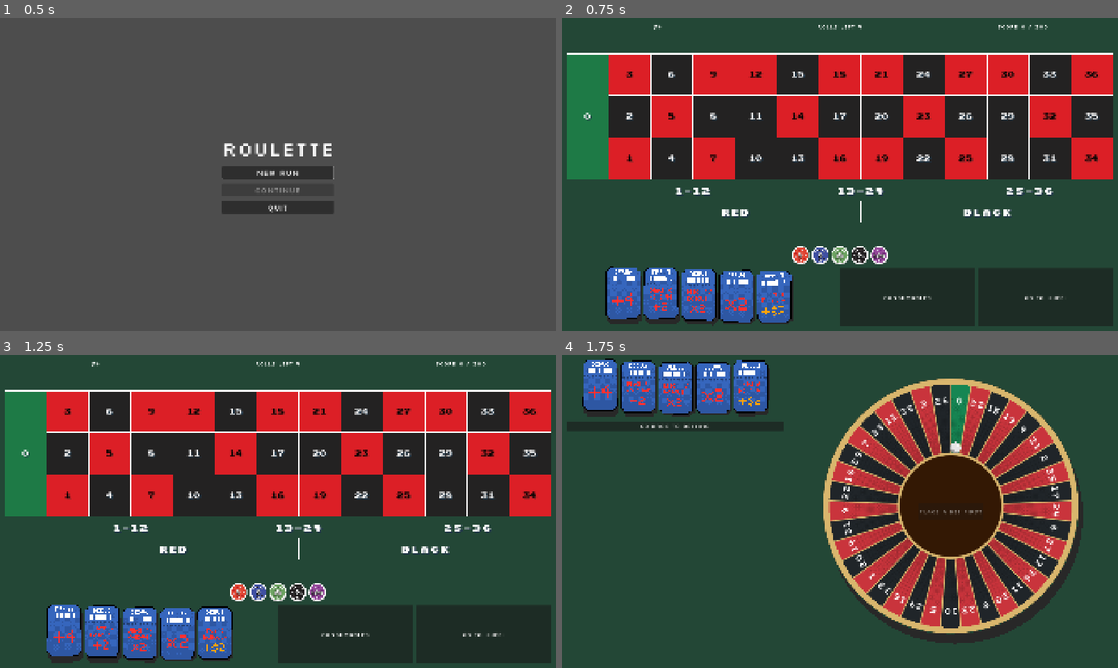
Above: before the commit, frames 1-4 (two rows, left to right).
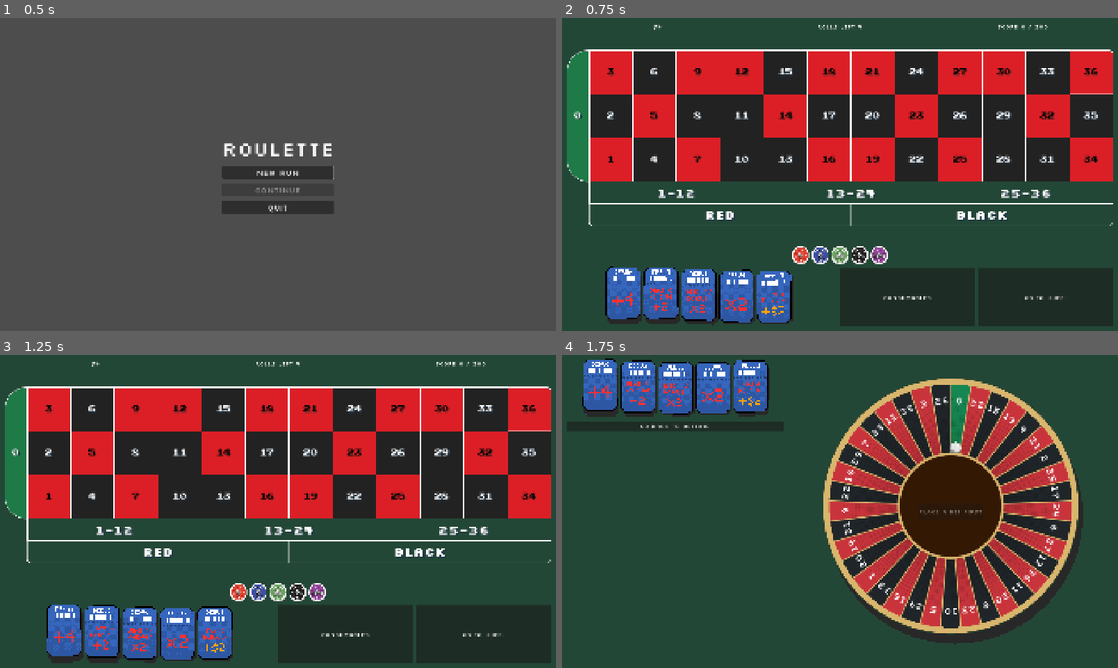
Above: after the commit, the same moments.

Repository: ross-ca/roulette-wheel
Game: Godot game, scene res://scenes/main_menu/main_menu.tscn
Same seed, same stepped clock (60 frames per second), same inputs: the game is played once before the commit and once after it.
Inputs:
- Up to frame 1 (0.5 s): no input
- Up to frame 2 (0.75 s): click "New run" at 0.5 s
- Up to frame 3 (1.25 s): no input
- Up to frame 4 (1.75 s): click "Go to wheel" at 1.25 s

Frame 1 is identical in both runs. In frame 2, 15% of the frame differs, in the area x 0-100%, y 10-67%; in frame 3, 15%; in frame 4, nothing differs.

Commit message:
feat: add corner rounding

Diff:
--- a/scenes/bet_table/bet_spot.gd
+++ b/scenes/bet_table/bet_spot.gd
@@ -15,6 +15,7 @@
 var _style: BetTileStyle
 var _table_style: TableStyle
 var _scale := 1.0 # the tile's size relative to the table style's reference tile
+var _box: StyleBoxFlat
 
 @onready var _label: Label = $Label
 @onready var _stack: ChipStack = $ChipStack
@@ -32,11 +33,14 @@
 
 
 ## Draws the tile with `style`, using `table_style` for the font. `scale_factor` is the tile's size
-## relative to the table style's reference tile, so text and shadows scale with it.
-func set_style(style: BetTileStyle, table_style: TableStyle, scale_factor: float) -> void:
+## relative to the table style's reference tile, so text and shadows scale with it. `corner_radii`
+## rounds the tile's corners (top-left, top-right, bottom-right, bottom-left), in actual pixels.
+func set_style(style: BetTileStyle, table_style: TableStyle, scale_factor: float,
+		corner_radii := Vector4.ZERO) -> void:
 	_style = style
 	_table_style = table_style
 	_scale = scale_factor
+	_box = table_style.box(style.fill, corner_radii)
 	_refresh()
 
 
@@ -61,8 +65,8 @@
 
 
 func _draw() -> void:
-	if _style:
-		draw_rect(Rect2(Vector2.ZERO, size), _style.fill)
+	if _box:
+		draw_style_box(_box, Rect2(Vector2.ZERO, size))
 
 
 func _can_drop_data(_at: Vector2, data: Variant) -> bool:
--- a/scenes/bet_table/bet_table.gd
+++ b/scenes/bet_table/bet_table.gd
@@ -3,7 +3,8 @@
 ## The betting table: zero down the left, the numbers in three rows of twelve (3, 6, 9… along the
 ## top), the dozens below them and red and black along the bottom. Number tiles are square and as
 ## big as the space allows. The grid lines are a border drawn round each tile, overlapping where
-## tiles meet, so empty corners of the layout stay clear.
+## tiles meet, so empty corners of the layout stay clear. Corners on the outside of the grid are
+## rounded, and zero's more than the rest.
 ## Display only, like BettingView: it reports drops and right-clicks through its signals.
 
 signal chip_dropped(bet: Bet, chip: PlacedChip)
@@ -15,6 +16,8 @@
 const NUMBER_ROWS := 3
 const DOZENS_ROW := 3
 const COLOURS_ROW := 4
+## Width of zero's column, as a fraction of a number tile.
+const ZERO_COLUMN_WIDTH := 0.5
 
 @export var style: TableStyle:
 	set(value):
@@ -27,7 +30,10 @@
 		queue_sort()
 
 var _spots := {} # Bet.key() -> BetSpot
-## Where each spot goes, in columns and rows: {spot, column, row, columns, rows}. Column 0 is zero's.
+## Where each spot goes, in grid cells: {spot, column, row, column_span, row_span, zero_corners,
+## outside, border}. Column 0 is zero's. `outside` says which of its corners (top-left, top-right,
+## bottom-right, bottom-left) are on the outside of the grid, and `border` is the line-coloured box
+## _layout makes for _draw to paint behind it.
 var _cells: Array[Dictionary] = []
 var _pocket_colours := {} # pocket number -> Pocket.colour
 var _line := 0.0 # grid line width at the current tile size, for _draw
@@ -35,15 +41,15 @@
 
 func _ready() -> void:
 	mouse_filter = Control.MOUSE_FILTER_PASS
-	_add_spot(NumberBet.of(0), 0, 0, 1, NUMBER_ROWS)
+	_add_spot(NumberBet.of(0), 0, 0, 1, NUMBER_ROWS, true)
 	for row in NUMBER_ROWS:
 		for column in COLUMNS:
-			print("adding spot: ", row, ",", column)
 			_add_spot(NumberBet.of(column * 3 + 3 - row), column + 1, row)
 	for dozen in 3:
 		_add_spot(DozenBet.of(dozen), dozen * 4 + 1, DOZENS_ROW, 4)
 	_add_spot(ColourBet.of("red"), 1, COLOURS_ROW, 6)
 	_add_spot(ColourBet.of("black"), 7, COLOURS_ROW, 6)
+	_find_outside_corners()
 
 
 ## Colours each number's tile by the colour of its pocket in `pockets`.
@@ -80,18 +86,52 @@
 	if style == null:
 		return
 	for cell in _cells:
-		var spot: BetSpot = cell.spot
-		draw_rect(spot.get_rect().grow(_line), style.line_color)
-
-
-func _add_spot(bet: Bet, column: int, row: int, columns := 1, rows := 1) -> void:
+		if cell.has("border"):
+			var spot: BetSpot = cell.spot
+			draw_style_box(cell.border, spot.get_rect().grow(_line))
+
+
+## Adds a tile for `bet` to the grid. `column` and `row` are the cell its top-left corner sits in;
+## `column_span` and `row_span` are how many cells it covers, like colspan and rowspan in a table
+## (zero spans three rows, a dozen four columns). `zero_corners` rounds its outside corners by the
+## style's `zero_corner_radius` instead of `corner_radius`. Only the cells are recorded here:
+## `_layout` turns them into pixels on every resize, once the tile size is known.
+func _add_spot(bet: Bet, column: int, row: int, column_span := 1, row_span := 1,
+		zero_corners := false) -> void:
 	var spot: BetSpot = SPOT_SCENE.instantiate()
 	spot.setup(bet)
 	spot.chip_dropped.connect(chip_dropped.emit)
 	spot.cleared.connect(cleared.emit)
 	add_child(spot)
 	_spots[bet.key()] = spot
-	_cells.append({"spot": spot, "column": column, "row": row, "columns": columns, "rows": rows})
+	_cells.append({"spot": spot, "column": column, "row": row,
+			"column_span": column_span, "row_span": row_span, "zero_corners": zero_corners})
+
+
+# A tile's corner is on the outside of the grid when the three cells around it (beside, above or
+# below, and diagonally) are all empty. Sets each cell's `outside`. Only runs once per play phase.
+func _find_outside_corners() -> void:
+	var taken := {} # Vector2i(column, row) -> true
+	for cell in _cells:
+		for column in cell.column_span:
+			for row in cell.row_span:
+				taken[Vector2i(cell.column + column, cell.row + row)] = true
+	for cell in _cells:
+		var left: int = cell.column
+		var right: int = cell.column + cell.column_span - 1
+		var top: int = cell.row
+		var bottom: int = cell.row + cell.row_span - 1
+		var corners := [Vector2i(left, top), Vector2i(right, top), Vector2i(right, bottom),
+				Vector2i(left, bottom)]
+		var outward := [Vector2i(-1, -1), Vector2i(1, -1), Vector2i(1, 1), Vector2i(-1, 1)]
+		var outside: Array[bool] = []
+		for i in 4:
+			var corner: Vector2i = corners[i]
+			var away: Vector2i = outward[i]
+			outside.append(not taken.has(corner + Vector2i(away.x, 0))
+					and not taken.has(corner + Vector2i(0, away.y))
+					and not taken.has(corner + away))
+		cell.outside = outside
 
 
 # Sizes the tiles to the largest square that fits, centres the grid, and places and styles each spot.
@@ -100,15 +140,24 @@
 		return
 	# Line width scales with the tile, so solve for the tile with the lines measured in tiles too.
 	var line_ratio := style.line_width / style.reference_tile
-	var across := COLUMNS + 1 # zero's column plus the numbers
+	var across := COLUMNS + ZERO_COLUMN_WIDTH # zero's column plus the numbers
 	var down := NUMBER_ROWS + 2 * outside_row_height
-	var tile := minf(size.x / (across + (across + 1) * line_ratio),
+	var tile := minf(size.x / (across + (COLUMNS + 2) * line_ratio),
 			size.y / (down + (NUMBER_ROWS + 3) * line_ratio))
 	var line := tile * line_ratio
 	_line = line
-	var grid_size := Vector2(across * tile + (across + 1) * line,
+	var grid_size := Vector2(across * tile + (COLUMNS + 2) * line,
 			down * tile + (NUMBER_ROWS + 3) * line)
 	var origin := ((size - grid_size) / 2.0).floor()
+
+	var column_lefts: Array[float] = []
+	var column_widths: Array[float] = []
+	var x := origin.x + line
+	for column in COLUMNS + 1:
+		var width := tile * ZERO_COLUMN_WIDTH if column == 0 else tile
+		column_lefts.append(x)
+		column_widths.append(width)
+		x += width + line
 
 	var row_tops: Array[float] = []
 	var row_heights: Array[float] = []
@@ -122,21 +171,30 @@
 	var scale_factor := tile / style.reference_tile
 	for cell in _cells:
 		var spot: BetSpot = cell.spot
-		var x: float = origin.x + line + cell.column * (tile + line)
-		var last_row: int = cell.row + cell.rows - 1
-		var rect := Rect2(x, row_tops[cell.row],
-				cell.columns * tile + (cell.columns - 1) * line,
+		var last_column: int = cell.column + cell.column_span - 1
+		var last_row: int = cell.row + cell.row_span - 1
+		var rect := Rect2(column_lefts[cell.column], row_tops[cell.row],
+				column_lefts[last_column] + column_widths[last_column] - column_lefts[cell.column],
 				row_tops[last_row] + row_heights[last_row] - row_tops[cell.row])
 		fit_child_in_rect(spot, rect)
-		spot.set_style(_style_for(spot.bet), style, scale_factor)
+		var radius: float = rect.size.x * style.zero_corner_radius if cell.zero_corners \
+				else style.corner_radius * scale_factor
+		var radii := Vector4.ZERO
+		for i in 4:
+			if cell.outside[i]:
+				radii[i] = radius
+		spot.set_style(_style_for(spot.bet), style, scale_factor, radii)
+		# The border's curves sit a line width outside the tile's, so the line stays even.
+		var border_radii := radii
+		for i in 4:
+			if radii[i] > 0.0:
+				border_radii[i] += line
+		cell.border = style.box(style.line_color, border_radii)
 	queue_redraw()
 
 
-# Numbers take their pocket's colour, colour bets their own, and everything else the outside style.
+# Numbers take their pocket's colour; everything else, colour bets included, the outside style.
 func _style_for(bet: Bet) -> BetTileStyle:
 	if bet is NumberBet:
 		return style.tile(_pocket_colours.get(bet.number, ""))
-	if bet is ColourBet:
-		# return style.tile(bet.colour)
-		return style.outside
 	return style.outside
--- a/scenes/bet_table/table_style.gd
+++ b/scenes/bet_table/table_style.gd
@@ -4,9 +4,9 @@
 ## recolours pockets recolours the table to match. Sizes are in pixels at `reference_tile` and scale
 ## with the actual tile size.
 
-## Keyed by Pocket.colour ("red", "black", "green"). Red and black also style the colour bets.
+## Keyed by Pocket.colour ("red", "black", "green").
 @export var tiles: Dictionary[String, BetTileStyle] = {}
-## Tiles with no pocket colour, such as the dozens.
+## Every tile that isn't a number: the dozens and the red and black bets.
 @export var outside: BetTileStyle
 ## Used for a pocket colour missing from `tiles`.
 @export var fallback: BetTileStyle
@@ -19,8 +19,30 @@
 @export var line_color := Color.WHITE
 ## Width of the grid lines, in pixels at the reference tile size.
 @export var line_width := 2.0
+## Rounding of the grid's outside corners, in pixels at the reference tile size. Corners where tiles
+## meet stay square.
+@export var corner_radius := 12.0
+## Rounding of zero's outside corners, as a fraction of its width: 0.5 rounds them into quarter
+## circles half the tile wide, 1 makes zero's top and bottom one quarter circle each.
+@export_range(0.0, 1.0, 0.05) var zero_corner_radius := 0.5
+## Off gives hard, stepped curves that suit pixel art.
+@export var smooth_corners := true
 
 
 ## The style for tiles of pocket colour `colour`.
 func tile(colour: String) -> BetTileStyle:
 	return tiles.get(colour, fallback)
+
+
+## A box filled with `colour` whose corners are rounded by `radii` (top-left, top-right,
+## bottom-right, bottom-left), in actual pixels.
+func box(colour: Color, radii: Vector4) -> StyleBoxFlat:
+	var result := StyleBoxFlat.new()
+	result.bg_color = colour
+	result.corner_radius_top_left = roundi(radii.x)
+	result.corner_radius_top_right = roundi(radii.y)
+	result.corner_radius_bottom_right = roundi(radii.z)
+	result.corner_radius_bottom_left = roundi(radii.w)
+	result.corner_detail = 16
+	result.anti_aliasing = smooth_corners
+	return result
--- a/scenes/bet_table/table_style.tres
+++ b/scenes/bet_table/table_style.tres
@@ -48,3 +48,4 @@
 outside = SubResource("Resource_e8wex")
 fallback = SubResource("Resource_tv5rq")
 font = ExtResource("2_c6io4")
+zero_corner_radius = 1.0
Not shown, changed: CLAUDE.md
Not shown, changed: docs/architecture.md
